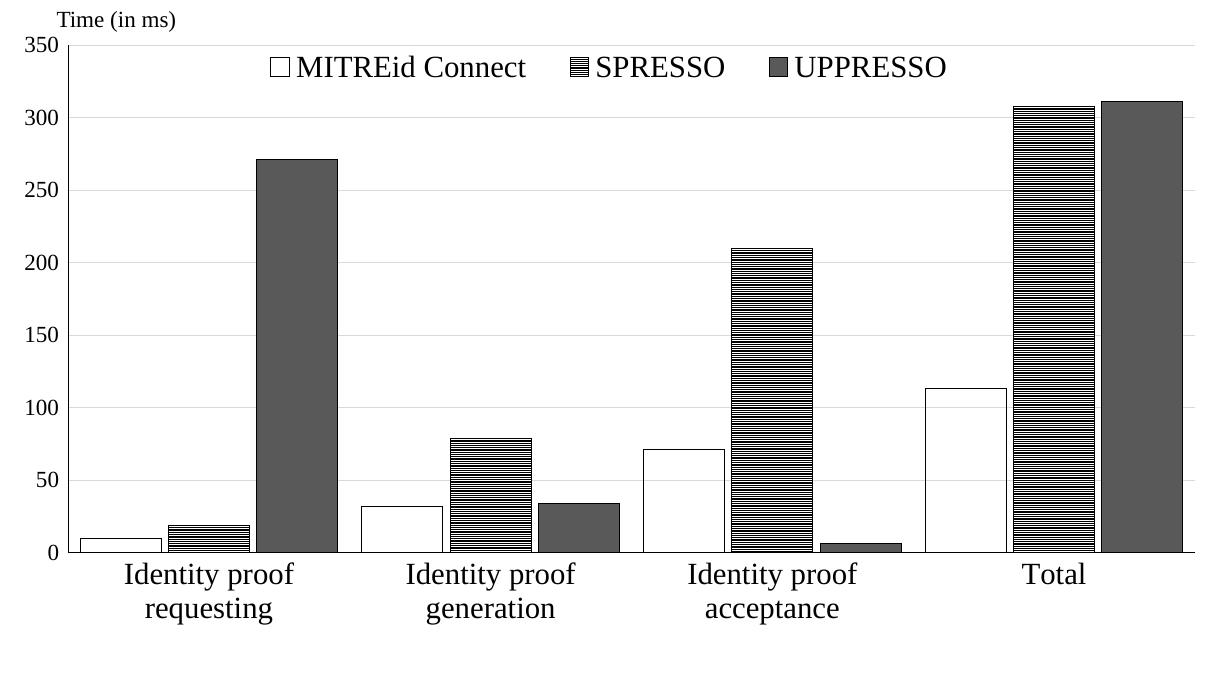
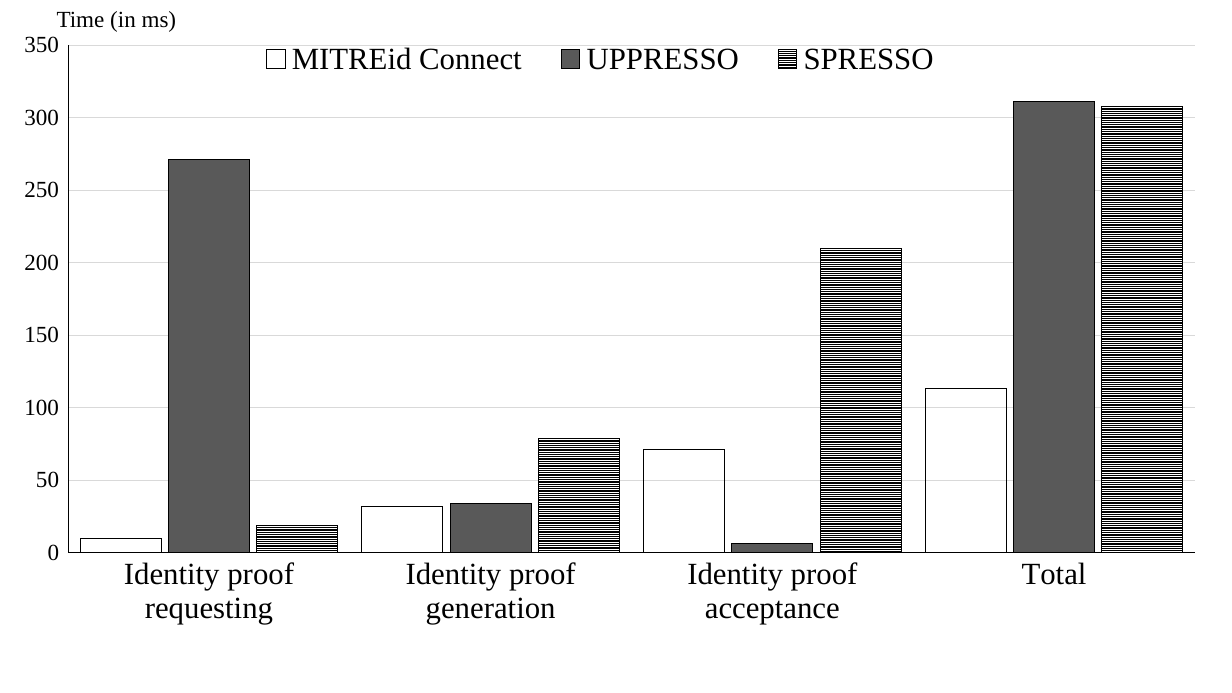
Before and after one commit to cqguo/OIDC-latex, a slide deck: slide 1 of fig/evaluation2.pptx. Drawn at 1232x693 pixels with LibreOffice and Linux fonts; fonts in the diff are those of the drawing. Boxes give left, top, right and bottom in pixels: in the first picture for what was removed or moved away, otherwise in the second. Text is boxed around its words. In the diff, an @@ line names an element or a change of style, - is before the commit and + after.

```diff
--- a/fig/evaluation2.pptx
+++ b/fig/evaluation2.pptx
@@ column chart at (0,19,1220,693) @@
-SPRESSO: 20, 80, 210, 310
+UPPRESSO: 270, 30, 10, 310
@@ colour of UPPRESSO pattern #000000 on #FFFFFF to #595959 @@
-UPPRESSO: 270, 30, 10, 310
+SPRESSO: 20, 80, 210, 310
@@ colour of SPRESSO #595959 to pattern #000000 on #FFFFFF @@
```
Also in this commit, not shown: 1 other file.
